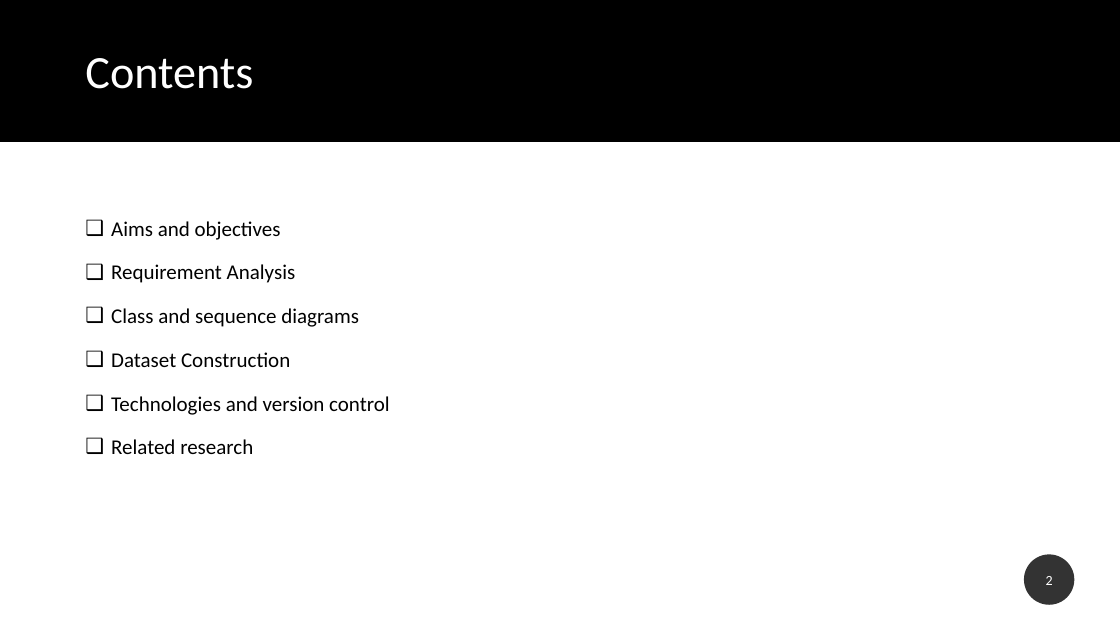
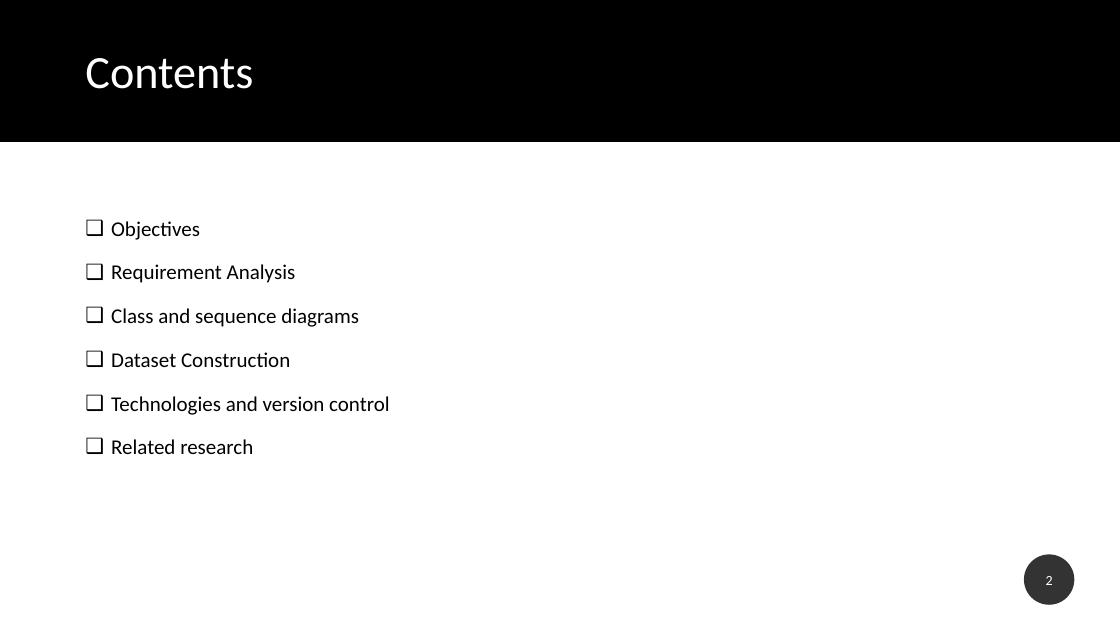
Before and after one commit to carina-haaf/prj_final_47_2122_leim, a slide deck: slide 2 of doc/apresentacoes_aulas/analise_requisitos_v4_en.pptx. Drawn at 1120x630 pixels with LibreOffice and Linux fonts; fonts in the diff are those of the drawing. Boxes give left, top, right and bottom in pixels: in the first picture for what was removed or moved away, otherwise in the second. Text is boxed around its words. In the diff, an @@ line names an element or a change of style, - is before the commit and + after.

```diff
--- a/doc/apresentacoes_aulas/analise_requisitos_v4_en.pptx
+++ b/doc/apresentacoes_aulas/analise_requisitos_v4_en.pptx
@@ text at (x1=111, y1=221, x2=200, y2=240): text changed @@
-❑ Aims and objectives
+❑ Objectives
```
Also in this commit, not shown: 7 other slides changed.
